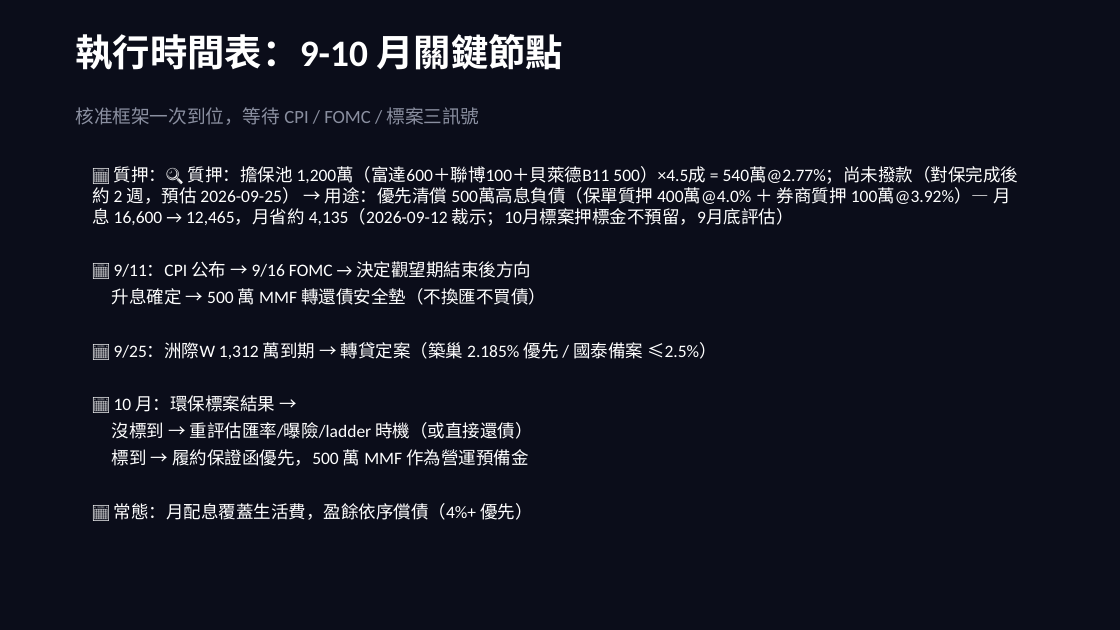
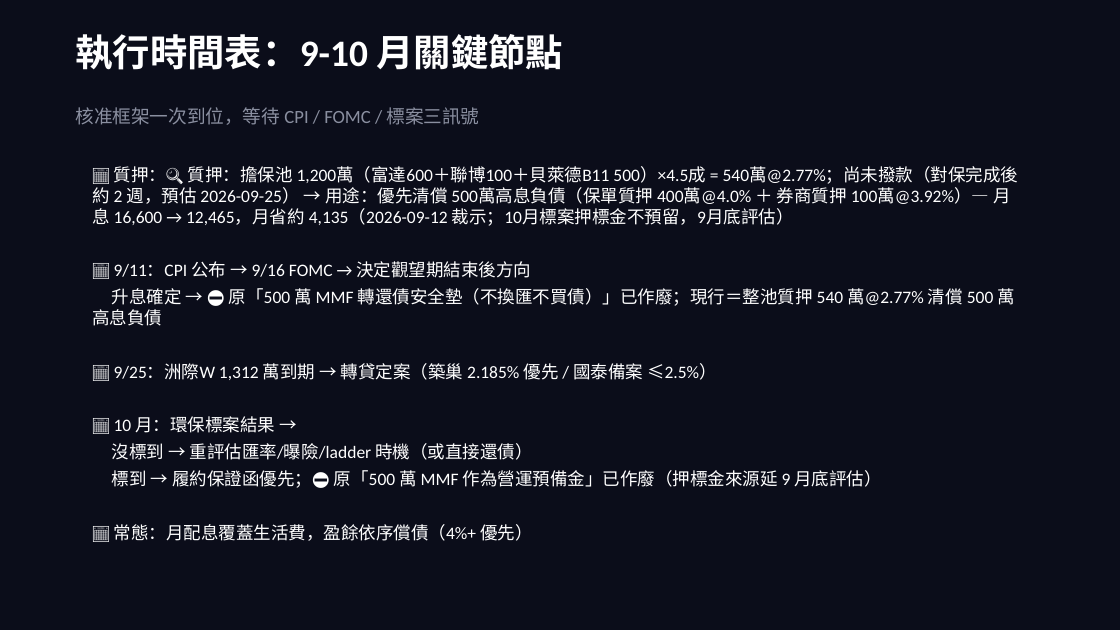
Before and after one commit to b0988321088/longjiu-dashboard-2, a slide deck: slide 9 of 大轉向資產配置策略_final.pptx. Drawn at 1120x630 pixels with LibreOffice and Linux fonts; fonts in the diff are those of the drawing. Boxes give left, top, right and bottom in pixels: in the first picture for what was removed or moved away, otherwise in the second. Text is boxed around its words. In the diff, an @@ line names an element or a change of style, - is before the commit and + after.

```diff
--- a/大轉向資產配置策略_final.pptx
+++ b/大轉向資產配置策略_final.pptx
@@ text at (x1=92, y1=288, x2=1014, y2=326): text changed @@
-升息確定 → 500 萬 MMF 轉還債安全墊（不換匯不買債）
+升息確定 → ⛔ 原「500 萬 MMF 轉還債安全墊（不換匯不買債）」已作廢；現行＝整池質押 540 萬@2.77% 清償 500 萬高息負債
@@ text at (x1=112, y1=470, x2=881, y2=488): text changed @@
-標到 → 履約保證函優先，500 萬 MMF 作為營運預備金
+標到 → 履約保證函優先；⛔ 原「500 萬 MMF 作為營運預備金」已作廢（押標金來源延 9 月底評估）
```
Also in this commit, not shown: 7 other slides changed, 2 other files.
